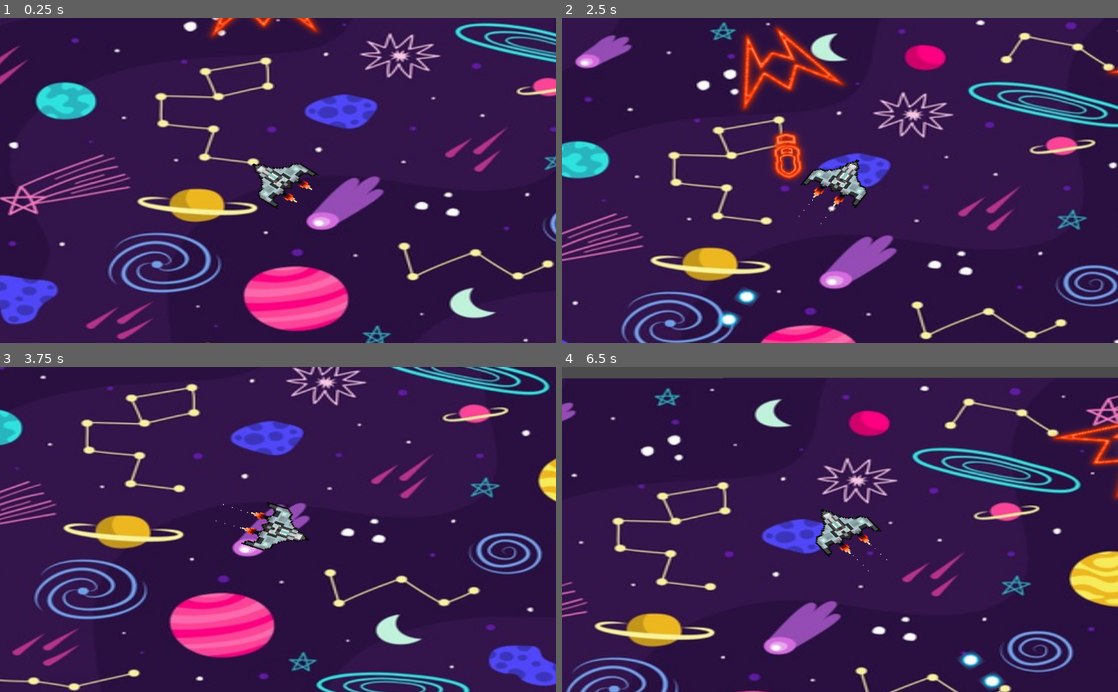
Above: before the commit, frames 1-4 (two rows, left to right).
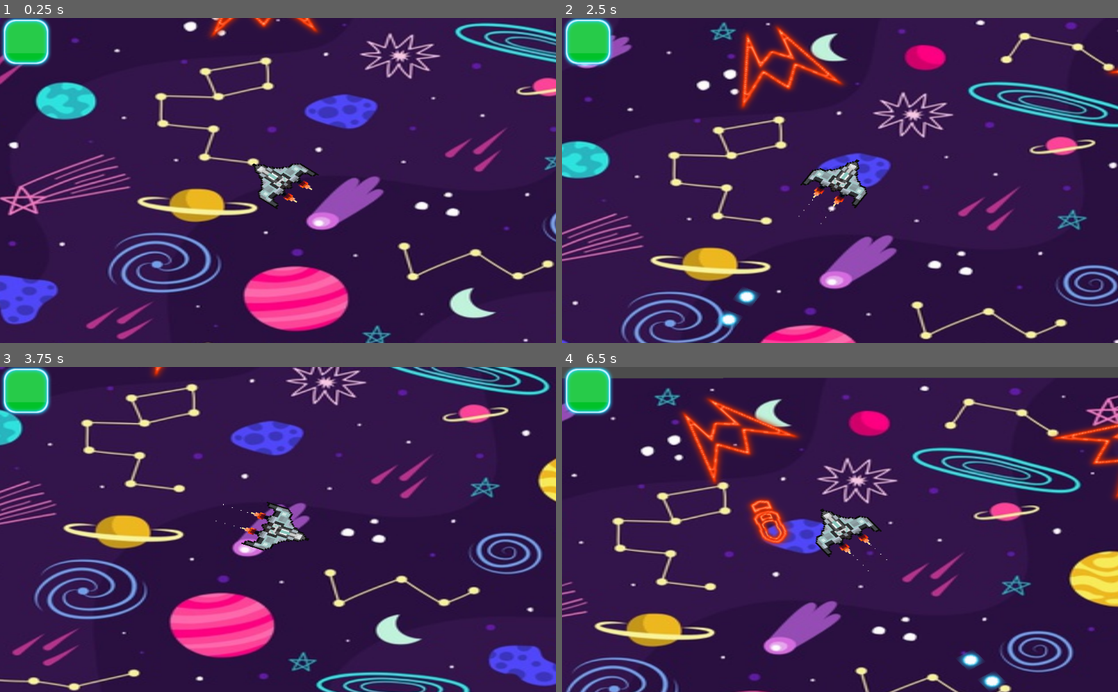
Above: after the commit, the same moments.

Repository: Tom-Gab/1736148_Paquin_final
Game: Godot game, scene res://Scenes/Niveau2.tscn
Same seed, same stepped clock (60 frames per second), same inputs: the game is played once before the commit and once after it. This scene is started directly instead of the project's main scene.
Inputs (mouse positions are in pixels of both pictures, inside the frame that each line leads up to):
- Up to frame 1 (0.25 s): no input
- Up to frame 2 (2.5 s): tap Enter at 0.5 s; move the mouse to (962, 164) at 0.52 s; hold D (droite) 0.53-1.28 s; tap Space (shoot) at 0.6, 1.55, 2.1 s; move the mouse to (728, 196) at 1.27 s; hold A (gauche) 1.28-2.03 s; tap S (recule) at 1.35 s; move the mouse to (895, 109) at 2.02 s; hold D (droite) from 2.03 s (still down)
- Up to frame 3 (3.75 s): move the mouse to (250, 594) at 2.77 s; release D (droite) at 2.78 s; hold W (avance) 2.78-3.53 s; tap Space (shoot) at 2.85 s; move the mouse to (444, 578) at 3.52 s; hold A (gauche) from 3.53 s (still down); hold S (recule) from 3.53 s (still down)
- Up to frame 4 (6.5 s): tap Space (shoot) at 3.8, 4.35, 5.1, 6.05 s; move the mouse to (673, 480) at 4.27 s; release S (recule) at 4.28 s; move the mouse to (867, 529) at 5.02 s; move the mouse to (756, 448) at 5.77 s; release A (gauche) at 5.78 s; hold D (droite) from 5.78 s (still down); tap S (recule) at 5.85 s

The runs differ from the first frame. In frame 1, 1.2% of the frame differs, in the area x 0-10%, y 0-15%; in frame 2, 2.8%; in frame 3, 1.3%; in frame 4, 4.2%, in the area x 0-43%, y 0-56%.

Commit message:
Add files via upload

Diff:
--- /dev/null
+++ b/Scenes/Lifebar.tscn
@@ -0,0 +1,18 @@
+[gd_scene load_steps=3 format=2]
+
+[ext_resource path="res://Assets/Layout/HP_Foreground.png" type="Texture" id=1]
+[ext_resource path="res://Assets/Layout/HP_Background.png" type="Texture" id=2]
+
+[node name="Lifebar" type="CanvasLayer"]
+
+[node name="TextureProgress" type="TextureProgress" parent="."]
+margin_top = -4.0
+margin_right = 96.0
+margin_bottom = 92.0
+value = 100.0
+texture_over = ExtResource( 2 )
+texture_progress = ExtResource( 1 )
+fill_mode = 3
+__meta__ = {
+"_edit_use_anchors_": false
+}
--- a/Scenes/Vaisseau.tscn
+++ b/Scenes/Vaisseau.tscn
@@ -1,8 +1,9 @@
-[gd_scene load_steps=7 format=2]
+[gd_scene load_steps=8 format=2]
 
 [ext_resource path="res://Scripts/Vaisseau.gd" type="Script" id=1]
 [ext_resource path="res://Assets/Sprites/Player/ship.png" type="Texture" id=2]
 [ext_resource path="res://Scenes/bullet.tscn" type="PackedScene" id=3]
+[ext_resource path="res://Scenes/Lifebar.tscn" type="PackedScene" id=4]
 
 [sub_resource type="CircleShape2D" id=1]
 radius = 49.9282
@@ -52,3 +53,7 @@
 [node name="Camera2D" type="Camera2D" parent="."]
 current = true
 zoom = Vector2( 0.5, 0.7 )
+
+[node name="Lifebar" parent="." instance=ExtResource( 4 )]
+
+[editable path="Lifebar"]
--- a/Scripts/Vaisseau.gd
+++ b/Scripts/Vaisseau.gd
@@ -19,24 +19,20 @@
 		if health <= 0:
 			Global.goto_scene("res://Scenes/Mort.tscn")
 
-		if collision.collider.name == "boulette":
-			health -= 5
-			get_node("CollisionShape2D").set_deferred("disabled",true)
-			yield(get_tree().create_timer(2.0),"timeout")
-			get_node("CollisionShape2D").set_deferred("disabled",false)
-
-		if collision.collider.name == "missile":
-			health -= 10
-			get_node("CollisionShape2D").set_deferred("disabled",true)
-			yield(get_tree().create_timer(2.0),"timeout")
-			get_node("CollisionShape2D").set_deferred("disabled",false)
-
-
 	get_input()
 	var dir = get_global_mouse_position() - global_position
 	if dir.length() > 5:
 		rotation = dir.angle()
 		velocity = move_and_slide(velocity)
+
+func hit(integra):
+		health = health - integra
+		print(health)
+		get_node("CollisionShape2D").set_deferred("disabled",true)
+		yield(get_tree().create_timer(2.0),"timeout")
+		get_node("CollisionShape2D").set_deferred("disabled",false)
+		get_node("Lifebar/TextureProgress").value = health
+
 
 
 func get_input():
--- a/Scripts/boulette.gd
+++ b/Scripts/boulette.gd
@@ -1,6 +1,5 @@
 extends KinematicBody2D
 
-export var vitesse = 500 # vitesse de l'asteroide
 export var dbug = false # print ou non tous les collisions
 var velocite = Vector2() # vecteur de mouvement
 var speed = 500
@@ -10,7 +9,7 @@
 func creer(pos,dir):
 	position = pos
 	rotation = dir
-	velocite = Vector2(vitesse,0).rotated(dir)
+	velocite = Vector2(speed, 0).rotated(dir)
 
 
 # fonction relative au physique (une fois par frame)
@@ -18,9 +17,11 @@
 	var collision = move_and_collide(velocite*delta)
 	if collision:
 		if collision.collider.has_method("hit"):
-			collision.collider.hit(collision)
+			collision.collider.hit(5)
 			_on_VisibilityNotifier2D_screen_exited()
 		velocite = velocite.bounce(collision.normal)
+
+
 
 
 
--- a/Scripts/missile.gd
+++ b/Scripts/missile.gd
@@ -1,6 +1,5 @@
 extends KinematicBody2D
 
-export var vitesse = 500 # vitesse de l'asteroide
 export var dbug = false # print ou non tous les collisions
 var velocite = Vector2() # vecteur de mouvement
 var speed = 500
@@ -10,7 +9,7 @@
 func creer(pos,dir):
 	position = pos
 	rotation = dir
-	velocite = Vector2(vitesse,0).rotated(dir)
+	velocite = Vector2(speed, 0).rotated(dir)
 
 
 # fonction relative au physique (une fois par frame)
@@ -18,7 +17,7 @@
 	var collision = move_and_collide(velocite*delta)
 	if collision:
 		if collision.collider.has_method("hit"):
-			collision.collider.hit(collision)
+			collision.collider.hit(10)
 			_on_VisibilityNotifier2D_screen_exited()
 		velocite = velocite.bounce(collision.normal)
 
